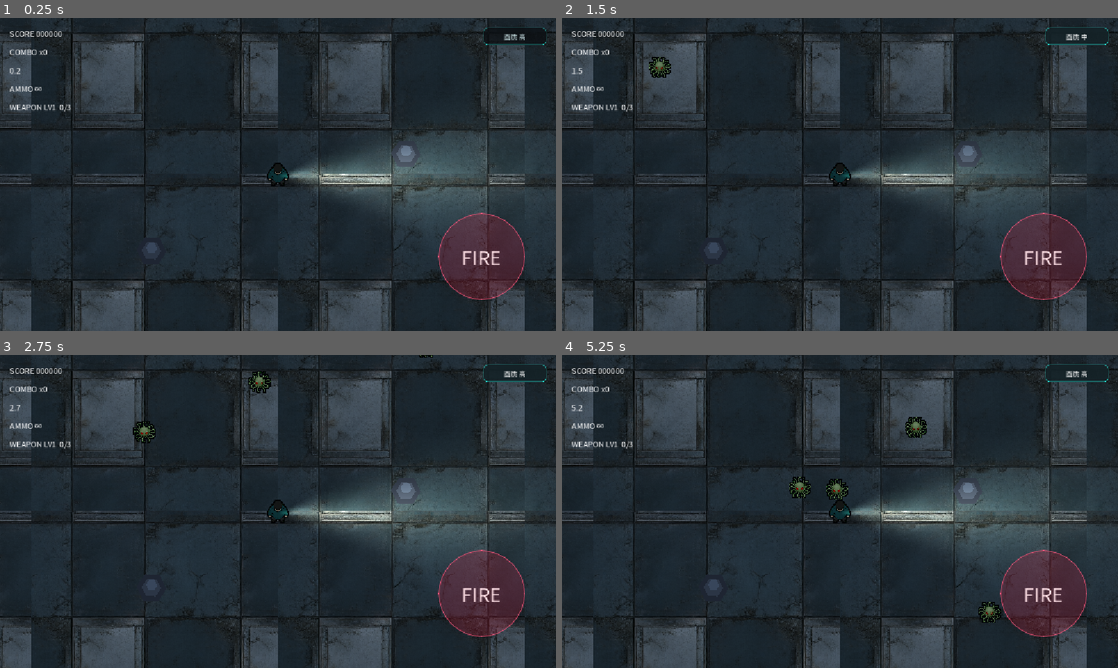
Above: before the commit, frames 1-4 (two rows, left to right).
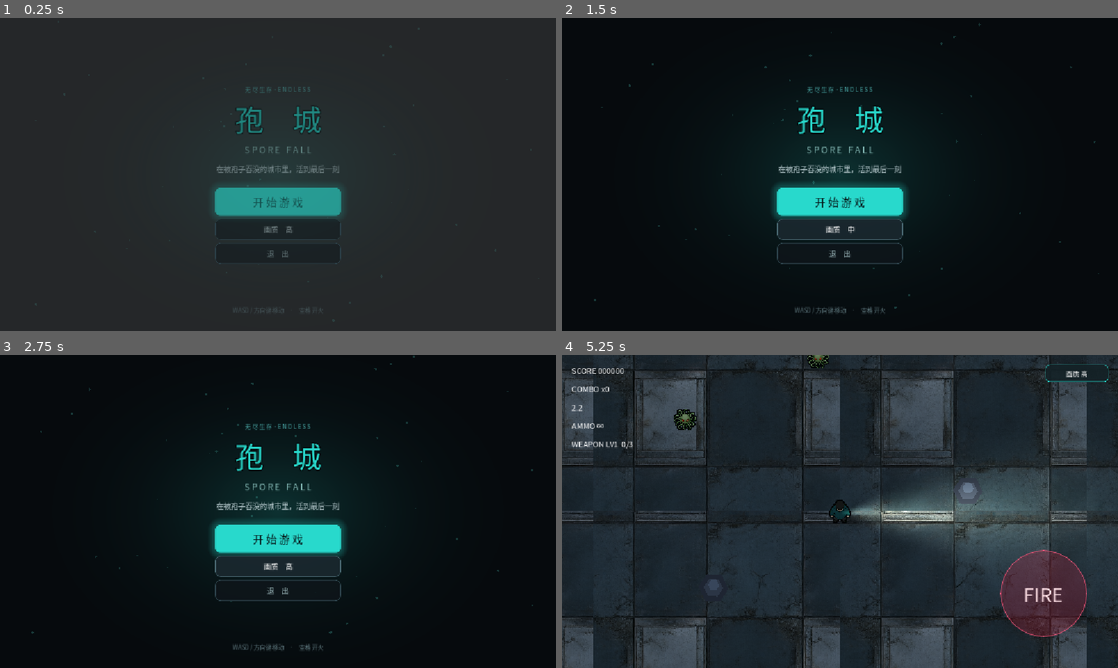
Above: after the commit, the same moments.

Repository: minjie91201979/spore-fall
Game: Godot game, scene res://scenes/ui/Title.tscn
The game is run twice, just before and just after one commit, with the same random seed, the same clock (stepped at 60 frames per second) and the same inputs. Before the commit the project starts from res://scenes/world/Arena.tscn. Sound files missing from this copy of the repository are replaced by a short silence.
Inputs (mouse positions are in pixels of both pictures, inside the frame that each line leads up to):
- Up to frame 1 (0.25 s): no input
- Up to frame 2 (1.5 s): click "画质 高" at 0.5 s; click "画质 低" at 1.25 s
- Up to frame 3 (2.75 s): click "画质 中" at 2 s
- Up to frame 4 (5.25 s): click (840, 539) at 2.75 s, where only the run after the commit has a clickable "开 始 游 戏"; click "画质 高" at 3.5 s; click "画质 低" at 4.25 s; click "画质 中" at 5 s

The runs differ from the first frame. In frame 1, 29% of the frame differs, in the area x 0-100%, y 0-100%; in frame 2, 81%; in frame 3, 81%; in frame 4, 1.2%.

Commit message:
feat(title): title screen, best-score record & flow completion
- Title.tscn as main scene: CN/EN lockup, radial cyan glow, drifting
  spore dust (pure _draw, 46 pts), start/quality/quit, PC & mobile hints
- best score persisted to user://save.cfg; shown on title; GameOver
  title flips to gold '新 纪 录' on record runs
- GameOver adds '返回标题'; back-to-title flow verified
- tests: probe_title.gd (scene/buttons/quality/best/start-to-arena/
  save roundtrip), shot_title.gd visual; A/B pixel diff confirmed the
  best-score row renders
- regression: probe_death/probe_boss/probe_touch all still pass

Diff:
--- a/main.gd
+++ b/main.gd
@@ -24,11 +24,16 @@
 var boss_active: bool = false
 var bosses_spawned: int = 0
 
+# 本地最高分（标题页展示 / 结算页判定新纪录）
+const SAVE_PATH := "user://save.cfg"
+var best_score: int = 0
+
 # 难度抬档时间阈值（秒）—— 前 2 分宽松，之后每 2/4/8 分抬档（§11.4.4 / §6）
 const TIER_THRESHOLDS: Array = [0.0, 120.0, 240.0, 480.0]
 
 func _ready() -> void:
 	_register_input()
+	_load_best()
 
 # ---------- 输入注册（代码方式，等价于 project.godot [input]） ----------
 func _register_input() -> void:
@@ -75,7 +80,23 @@
 func end_run() -> void:
 	is_running = false
 	boss_active = false
+	# 破纪录先落盘，再广播：结算页据此判断要不要打「新纪录」
+	if score > best_score:
+		best_score = score
+		_save_best()
 	game_over.emit(score, survived_time)
+
+# ---------- 本地最高分 ----------
+func _load_best() -> void:
+	var cfg := ConfigFile.new()
+	if cfg.load(SAVE_PATH) == OK:
+		best_score = int(cfg.get_value("record", "best_score", 0))
+
+func _save_best() -> void:
+	var cfg := ConfigFile.new()
+	cfg.load(SAVE_PATH)   # 保留其它字段，读不到就用空配置
+	cfg.set_value("record", "best_score", best_score)
+	cfg.save(SAVE_PATH)
 
 func register_kill(points: int = 10) -> void:
 	kill_count += 1
--- a/project.godot
+++ b/project.godot
@@ -12,7 +12,7 @@
 
 config/name="Spore Fall"
 config/description="2.5D top-down cartoon survival horror - vertical slice (Godot 4.7). 对应《孢城 SPORE FALL》立项方案 §11。"
-run/main_scene="res://scenes/world/Arena.tscn"
+run/main_scene="res://scenes/ui/Title.tscn"
 config/features=PackedStringArray("4.7", "GL Compatibility")
 config/icon="res://icon.svg"
 
--- a/scenes/ui/GameOver.tscn
+++ b/scenes/ui/GameOver.tscn
@@ -169,6 +169,16 @@
 theme_override_styles/pressed = SubResource("btn_primary_hover")
 text = "重新开始"
 
+[node name="BackButton" type="Button" parent="Panel/VBox/Buttons"]
+layout_mode = 2
+size_flags_horizontal = 3
+theme_override_colors/font_color = Color(0.75, 0.85, 0.85, 1)
+theme_override_font_sizes/font_size = 18
+theme_override_styles/normal = SubResource("btn_ghost")
+theme_override_styles/hover = SubResource("btn_ghost_hover")
+theme_override_styles/pressed = SubResource("btn_ghost_hover")
+text = "返回标题"
+
 [node name="QuitButton" type="Button" parent="Panel/VBox/Buttons"]
 layout_mode = 2
 size_flags_horizontal = 3
@@ -180,4 +190,5 @@
 text = "退出游戏"
 
 [connection signal="pressed" from="Panel/VBox/Buttons/RestartButton" to="." method="_on_restart_pressed"]
+[connection signal="pressed" from="Panel/VBox/Buttons/BackButton" to="." method="_on_title_pressed"]
 [connection signal="pressed" from="Panel/VBox/Buttons/QuitButton" to="." method="_on_quit_pressed"]
--- /dev/null
+++ b/scenes/ui/Title.tscn
@@ -0,0 +1,266 @@
+[gd_scene load_steps=10 format=3]
+
+[ext_resource type="Script" path="res://scripts/ui/Title.gd" id="1_title"]
+[ext_resource type="Script" path="res://scripts/ui/SporeField.gd" id="2_spores"]
+
+[sub_resource type="Gradient" id="glow_grad"]
+offsets = PackedFloat32Array(0, 0.55, 1)
+colors = PackedColorArray(0.176471, 0.898039, 0.839216, 0.2, 0.0862745, 0.407843, 0.4, 0.07, 0.0235294, 0.0392157, 0.0509804, 0)
+
+[sub_resource type="GradientTexture2D" id="glow_tex"]
+gradient = SubResource("glow_grad")
+width = 512
+height = 512
+fill = 1
+fill_from = Vector2(0.5, 0.5)
+fill_to = Vector2(1, 0.5)
+
+[sub_resource type="StyleBoxFlat" id="btn_primary"]
+content_margin_left = 18.0
+content_margin_top = 12.0
+content_margin_right = 18.0
+content_margin_bottom = 12.0
+bg_color = Color(0.156863, 0.85098, 0.8, 1)
+corner_radius_top_left = 10
+corner_radius_top_right = 10
+corner_radius_bottom_right = 10
+corner_radius_bottom_left = 10
+shadow_color = Color(0.156863, 0.85098, 0.8, 0.28)
+shadow_size = 16
+
+[sub_resource type="StyleBoxFlat" id="btn_primary_hover"]
+content_margin_left = 18.0
+content_margin_top = 12.0
+content_margin_right = 18.0
+content_margin_bottom = 12.0
+bg_color = Color(0.247059, 0.92549, 0.87451, 1)
+corner_radius_top_left = 10
+corner_radius_top_right = 10
+corner_radius_bottom_right = 10
+corner_radius_bottom_left = 10
+shadow_color = Color(0.156863, 0.85098, 0.8, 0.45)
+shadow_size = 22
+
+[sub_resource type="StyleBoxFlat" id="btn_primary_pressed"]
+content_margin_left = 18.0
+content_margin_top = 12.0
+content_margin_right = 18.0
+content_margin_bottom = 12.0
+bg_color = Color(0.117647, 0.705882, 0.666667, 1)
+corner_radius_top_left = 10
+corner_radius_top_right = 10
+corner_radius_bottom_right = 10
+corner_radius_bottom_left = 10
+
+[sub_resource type="StyleBoxFlat" id="btn_ghost"]
+content_margin_left = 18.0
+content_margin_top = 10.0
+content_margin_right = 18.0
+content_margin_bottom = 10.0
+bg_color = Color(0.054902, 0.0823529, 0.101961, 0.82)
+border_width_left = 1
+border_width_top = 1
+border_width_right = 1
+border_width_bottom = 1
+border_color = Color(0.180392, 0.266667, 0.301961, 1)
+corner_radius_top_left = 10
+corner_radius_top_right = 10
+corner_radius_bottom_right = 10
+corner_radius_bottom_left = 10
+
+[sub_resource type="StyleBoxFlat" id="btn_ghost_hover"]
+content_margin_left = 18.0
+content_margin_top = 10.0
+content_margin_right = 18.0
+content_margin_bottom = 10.0
+bg_color = Color(0.101961, 0.152941, 0.180392, 0.92)
+border_width_left = 1
+border_width_top = 1
+border_width_right = 1
+border_width_bottom = 1
+border_color = Color(0.294118, 0.415686, 0.454902, 1)
+corner_radius_top_left = 10
+corner_radius_top_right = 10
+corner_radius_bottom_right = 10
+corner_radius_bottom_left = 10
+
+[node name="Title" type="Control"]
+layout_mode = 3
+anchors_preset = 15
+anchor_right = 1.0
+anchor_bottom = 1.0
+grow_horizontal = 2
+grow_vertical = 2
+script = ExtResource("1_title")
+
+[node name="BG" type="ColorRect" parent="."]
+layout_mode = 1
+anchors_preset = 15
+anchor_right = 1.0
+anchor_bottom = 1.0
+mouse_filter = 2
+color = Color(0.0235294, 0.0392157, 0.0509804, 1)
+
+[node name="Glow" type="TextureRect" parent="."]
+layout_mode = 1
+anchors_preset = 8
+anchor_left = 0.5
+anchor_top = 0.5
+anchor_right = 0.5
+anchor_bottom = 0.5
+offset_left = -560.0
+offset_top = -400.0
+offset_right = 560.0
+offset_bottom = 400.0
+mouse_filter = 2
+modulate = Color(1, 1, 1, 0.9)
+texture = SubResource("glow_tex")
+expand_mode = 1
+stretch_mode = 0
+
+[node name="Spores" type="Control" parent="."]
+layout_mode = 1
+anchors_preset = 15
+anchor_right = 1.0
+anchor_bottom = 1.0
+mouse_filter = 2
+script = ExtResource("2_spores")
+
+[node name="Center" type="VBoxContainer" parent="."]
+layout_mode = 1
+anchors_preset = 8
+anchor_left = 0.5
+anchor_top = 0.5
+anchor_right = 0.5
+anchor_bottom = 0.5
+offset_left = -215.0
+offset_top = -232.0
+offset_right = 215.0
+offset_bottom = 232.0
+theme_override_constants/separation = 7
+alignment = 1
+
+[node name="Kicker" type="Label" parent="Center"]
+layout_mode = 2
+theme_override_colors/font_color = Color(0.298039, 0.686275, 0.678431, 0.9)
+theme_override_font_sizes/font_size = 12
+text = "无 尽 生 存 · E N D L E S S"
+horizontal_alignment = 1
+
+[node name="TitleCN" type="Label" parent="Center"]
+layout_mode = 2
+theme_override_colors/font_color = Color(0.156863, 0.85098, 0.8, 1)
+theme_override_colors/font_outline_color = Color(0.0117647, 0.0313725, 0.0392157, 0.85)
+theme_override_constants/outline_size = 10
+theme_override_font_sizes/font_size = 60
+text = "孢　城"
+horizontal_alignment = 1
+
+[node name="TitleEN" type="Label" parent="Center"]
+layout_mode = 2
+theme_override_colors/font_color = Color(0.623529, 0.85098, 0.831373, 0.85)
+theme_override_font_sizes/font_size = 18
+text = "S P O R E   F A L L"
+horizontal_alignment = 1
+
+[node name="BestLabel" type="Label" parent="Center"]
+layout_mode = 2
+theme_override_colors/font_color = Color(0.494118, 0.603922, 0.631373, 1)
+theme_override_font_sizes/font_size = 14
+text = "最高分　000000"
+horizontal_alignment = 1
+
+[node name="Divider" type="ColorRect" parent="Center"]
+custom_minimum_size = Vector2(0, 1)
+layout_mode = 2
+mouse_filter = 2
+color = Color(0.156863, 0.85098, 0.8, 0.35)
+
+[node name="Tagline" type="Label" parent="Center"]
+layout_mode = 2
+theme_override_colors/font_color = Color(0.72549, 0.796078, 0.811765, 1)
+theme_override_font_sizes/font_size = 15
+text = "在被孢子吞没的城市里，活到最后一刻"
+horizontal_alignment = 1
+
+[node name="Sep" type="Control" parent="Center"]
+custom_minimum_size = Vector2(0, 14)
+layout_mode = 2
+mouse_filter = 2
+
+[node name="StartButton" type="Button" parent="Center"]
+custom_minimum_size = Vector2(260, 56)
+layout_mode = 2
+size_flags_horizontal = 4
+focus_mode = 0
+theme_override_colors/font_color = Color(0.0196078, 0.0784314, 0.0862745, 1)
+theme_override_colors/font_hover_color = Color(0.0117647, 0.0588235, 0.0666667, 1)
+theme_override_colors/font_pressed_color = Color(0.0117647, 0.0588235, 0.0666667, 1)
+theme_override_font_sizes/font_size = 22
+theme_override_styles/normal = SubResource("btn_primary")
+theme_override_styles/hover = SubResource("btn_primary_hover")
+theme_override_styles/pressed = SubResource("btn_primary_pressed")
+text = "开 始 游 戏"
+
+[node name="QualityButton" type="Button" parent="Center"]
+custom_minimum_size = Vector2(260, 42)
+layout_mode = 2
+size_flags_horizontal = 4
+focus_mode = 0
+theme_override_colors/font_color = Color(0.792157, 0.87451, 0.882353, 1)
+theme_override_colors/font_hover_color = Color(1, 1, 1, 1)
+theme_override_font_sizes/font_size = 15
+theme_override_styles/normal = SubResource("btn_ghost")
+theme_override_styles/hover = SubResource("btn_ghost_hover")
+theme_override_styles/pressed = SubResource("btn_ghost_hover")
+text = "画质　高"
+
+[node name="QuitButton" type="Button" parent="Center"]
+custom_minimum_size = Vector2(260, 42)
+layout_mode = 2
+size_flags_horizontal = 4
+focus_mode = 0
+theme_override_colors/font_color = Color(0.607843, 0.713725, 0.72549, 1)
+theme_override_colors/font_hover_color = Color(1, 1, 1, 1)
+theme_override_font_sizes/font_size = 15
+theme_override_styles/normal = SubResource("btn_ghost")
+theme_override_styles/hover = SubResource("btn_ghost_hover")
+theme_override_styles/pressed = SubResource("btn_ghost_hover")
+text = "退　出"
+
+[node name="Hints" type="Control" parent="."]
+layout_mode = 1
+anchors_preset = 15
+anchor_right = 1.0
+anchor_bottom = 1.0
+mouse_filter = 2
+
+[node name="PcHint" type="Label" parent="Hints"]
+layout_mode = 1
+anchors_preset = 12
+anchor_top = 1.0
+anchor_right = 1.0
+anchor_bottom = 1.0
+offset_top = -52.0
+offset_bottom = -30.0
+grow_horizontal = 2
+grow_vertical = 0
+theme_override_colors/font_color = Color(0.360784, 0.458824, 0.482353, 1)
+theme_override_font_sizes/font_size = 12
+text = "WASD / 方向键 移动　·　空格 开火"
+horizontal_alignment = 1
+
+[node name="TouchHint" type="Label" parent="Hints"]
+layout_mode = 1
+anchors_preset = 12
+anchor_top = 1.0
+anchor_right = 1.0
+anchor_bottom = 1.0
+offset_top = -78.0
+offset_bottom = -56.0
+grow_horizontal = 2
+grow_vertical = 0
+theme_override_colors/font_color = Color(0.360784, 0.458824, 0.482353, 1)
+theme_override_font_sizes/font_size = 12
+text = "左半屏拖动移动　·　右下 FIRE 开火"
+horizontal_alignment = 1
--- a/scripts/ui/GameOver.gd
+++ b/scripts/ui/GameOver.gd
@@ -2,6 +2,7 @@
 # 死亡结算界面（§11.4.6 / DoD「死亡即终局」）。
 # 监听 GameState.game_over，等死亡演出播完后淡入，显示战绩并提供重开/退出。
 
+@onready var title_label: Label = $Panel/VBox/Title
 @onready var score_label: Label = $Panel/VBox/ScoreLabel
 @onready var time_label: Label = $Panel/VBox/TimeLabel
 @onready var kill_label: Label = $Panel/VBox/KillLabel
@@ -13,6 +14,11 @@
 	GameState.game_over.connect(_on_game_over)
 
 func _on_game_over(final_score: int, survived_time: float) -> void:
+	# end_run 已先写入 best_score，故「本局分 == 最高分」即破纪录
+	var is_record: bool = final_score > 0 and final_score >= GameState.best_score
+	title_label.text = "新 纪 录" if is_record else "你 倒 下 了"
+	title_label.add_theme_color_override("font_color",
+		Color(1.0, 0.84, 0.35) if is_record else Color(0.2, 0.95, 0.9))
 	score_label.text = "SCORE %06d" % final_score
 	var mins := floori(survived_time / 60.0)
 	var secs := int(survived_time) % 60
@@ -34,5 +40,8 @@
 	# Arena._ready 重载后会重新 start_run()
 	get_tree().reload_current_scene()
 
+func _on_title_pressed() -> void:
+	get_tree().change_scene_to_file("res://scenes/ui/Title.tscn")
+
 func _on_quit_pressed() -> void:
 	get_tree().quit()
--- /dev/null
+++ b/scripts/ui/SporeField.gd
@@ -0,0 +1,40 @@
+extends Control
+# 标题背景：缓慢上浮的孢子浮尘。
+# 纯 _draw 画圆（46 个），零贴图零节点开销；每个孢子独立速度/半径/相位，
+# 横向用正弦漂移，看起来像空气里被搅动的浮尘，而不是匀速直线。
+
+const COUNT := 46
+
+var _px: Array[float] = []
+var _py: Array[float] = []
+var _pr: Array[float] = []
+var _spd: Array[float] = []
+var _phase: Array[float] = []
+var _t: float = 0.0
+
+func _ready() -> void:
+	mouse_filter = Control.MOUSE_FILTER_IGNORE
+	var vs: Vector2 = size if size.x > 1.0 else get_viewport_rect().size
+	for i in COUNT:
+		_px.append(randf() * vs.x)
+		_py.append(randf() * vs.y)
+		_pr.append(randf_range(0.9, 2.8))
+		_spd.append(randf_range(6.0, 22.0))
+		_phase.append(randf() * TAU)
+
+func _process(delta: float) -> void:
+	_t += delta
+	var h: float = size.y if size.y > 1.0 else get_viewport_rect().size.y
+	var w: float = size.x if size.x > 1.0 else get_viewport_rect().size.x
+	for i in COUNT:
+		_py[i] -= _spd[i] * delta
+		_px[i] += sin(_phase[i] + _t * 0.55) * 7.0 * delta
+		if _py[i] < -10.0:
+			_py[i] = h + 10.0
+			_px[i] = randf() * w
+	queue_redraw()
+
+func _draw() -> void:
+	for i in COUNT:
+		var a: float = 0.09 + 0.13 * (_pr[i] / 2.8)
+		draw_circle(Vector2(_px[i], _py[i]), _pr[i], Color(0.36, 0.92, 0.86, a))
--- /dev/null
+++ b/scripts/ui/Title.gd
@@ -0,0 +1,62 @@
+extends Control
+# 标题界面：游戏入口。承担三件事——
+# 1) 建立基调（孢城 / 末世孢子 / 冷青色）；
+# 2) 给出操作说明（PC 与手机各一行，避免测试者上手发懵）；
+# 3) 开局前可切画质（低端机先降档再进场，比进场后卡了再找开关合理）。
+
+@onready var start_btn: Button = $Center/StartButton
+@onready var quality_btn: Button = $Center/QualityButton
+@onready var quit_btn: Button = $Center/QuitButton
+@onready var best_label: Label = $Center/BestLabel
+@onready var hint_touch: Label = $Hints/TouchHint
+
+func _ready() -> void:
+	start_btn.pressed.connect(_start)
+	quality_btn.pressed.connect(_cycle_quality)
+	quit_btn.pressed.connect(_quit)
+	EventBus.quality_changed.connect(_on_quality_changed)
+	_refresh_quality()
+	_refresh_best()
+	# 手机才显示触控提示，桌面显示键鼠提示
+	hint_touch.visible = OS.has_feature("mobile")
+	# 入场：整页淡入 + 标题轻微上浮
+	modulate.a = 0.0
+	var tw := create_tween()
+	tw.set_ignore_time_scale(true)
+	tw.tween_property(self, "modulate:a", 1.0, 0.45)
+
+func _unhandled_input(event: InputEvent) -> void:
+	if start_btn.disabled:
+		return
+	if event.is_action_pressed("ui_accept"):
+		_start()
+
+func _start() -> void:
+	if start_btn.disabled:
+		return
+	start_btn.disabled = true
+	Sfx.play("levelup", 0.9, -3.0)
+	var tw := create_tween()
+	tw.set_ignore_time_scale(true)
+	tw.tween_property(self, "modulate:a", 0.0, 0.22)
+	await tw.finished
+	get_tree().change_scene_to_file("res://scenes/world/Arena.tscn")
+
+func _cycle_quality() -> void:
+	Quality.cycle()
+
+func _on_quality_changed(_lv: int) -> void:
+	_refresh_quality()
+
+func _refresh_quality() -> void:
+	quality_btn.text = "画质　%s" % Quality.LEVEL_NAMES[Quality.level]
+
+func _refresh_best() -> void:
+	if GameState.best_score > 0:
+		best_label.text = "最高分　%06d" % GameState.best_score
+		best_label.visible = true
+	else:
+		best_label.visible = false
+
+func _quit() -> void:
+	get_tree().quit()
--- /dev/null
+++ b/tests/probe_title.gd
@@ -0,0 +1,57 @@
+extends SceneTree
+# 探针：标题界面与开局流转。
+# 覆盖 场景加载 / 画质按钮 / 最高分展示 / 开始游戏切场景 / 最高分落盘。
+
+var gs: Node
+
+func _initialize() -> void:
+	change_scene_to_file("res://scenes/ui/Title.tscn")
+	for i in 15:
+		await process_frame
+	gs = get_root().get_node_or_null("GameState")
+	var q = get_root().get_node_or_null("Quality")
+	var title = current_scene
+	print("TITLE_SCENE=", title.name if title else "NONE")
+	if title == null or gs == null or q == null:
+		quit()
+		return
+	var start_btn: Button = title.get_node("Center/StartButton")
+	var quality_btn: Button = title.get_node("Center/QualityButton")
+	var best: Label = title.get_node("Center/BestLabel")
+	print("START_TEXT=", start_btn.text)
+	print("START_ENABLED=", not start_btn.disabled)
+	print("BEST_VISIBLE_EMPTY=", best.visible)
+
+	# 画质按钮：切档后文案跟着变，且 Quality.level 真的改了
+	q.set_level(2)
+	print("QUALITY_TEXT_HIGH=", quality_btn.text)
+	q.set_level(0)
+	print("QUALITY_TEXT_LOW=", quality_btn.text, " level=", q.level)
+	q.set_level(2)
+
+	# 最高分展示
+	var orig_best: int = gs.best_score
+	gs.best_score = 98765
+	title._refresh_best()
+	print("BEST_TEXT=", best.text, " visible=", best.visible)
+	gs.best_score = orig_best
+
+	# 开始游戏 → 载入 Arena 并真正进入局内
+	start_btn.pressed.emit()
+	await create_timer(0.8, true, false, true).timeout
+	print("AFTER_START_SCENE=", current_scene.name if current_scene else "NONE")
+	print("IS_RUNNING=", gs.is_running)
+	var player = get_first_node_in_group("player")
+	print("PLAYER_PRESENT=", player != null)
+
+	# 最高分落盘（end_run 内写 user://save.cfg），测完还原，别污染玩家存档
+	gs.score = 4321
+	gs.survived_time = 12.0
+	gs.end_run()
+	await process_frame
+	print("BEST_SAVED=", gs.best_score)
+	print("SAVE_EXISTS=", FileAccess.file_exists("user://save.cfg"))
+	gs.best_score = orig_best
+	gs._save_best()
+	print("OK")
+	quit()
--- /dev/null
+++ b/tests/shot_title.gd
@@ -0,0 +1,17 @@
+extends SceneTree
+# 视觉验证：标题界面截屏。
+
+func _initialize() -> void:
+	change_scene_to_file("res://scenes/ui/Title.tscn")
+	var gs = get_root().get_node_or_null("GameState")
+	if gs:
+		gs.best_score = 12480
+	for i in 70:
+		await process_frame
+	var title = current_scene
+	if title and title.has_method("_refresh_best"):
+		title._refresh_best()
+	await create_timer(0.5, true, false, true).timeout
+	root.get_texture().get_image().save_png("build/shot_title.png")
+	print("SHOT_SAVED")
+	quit()
